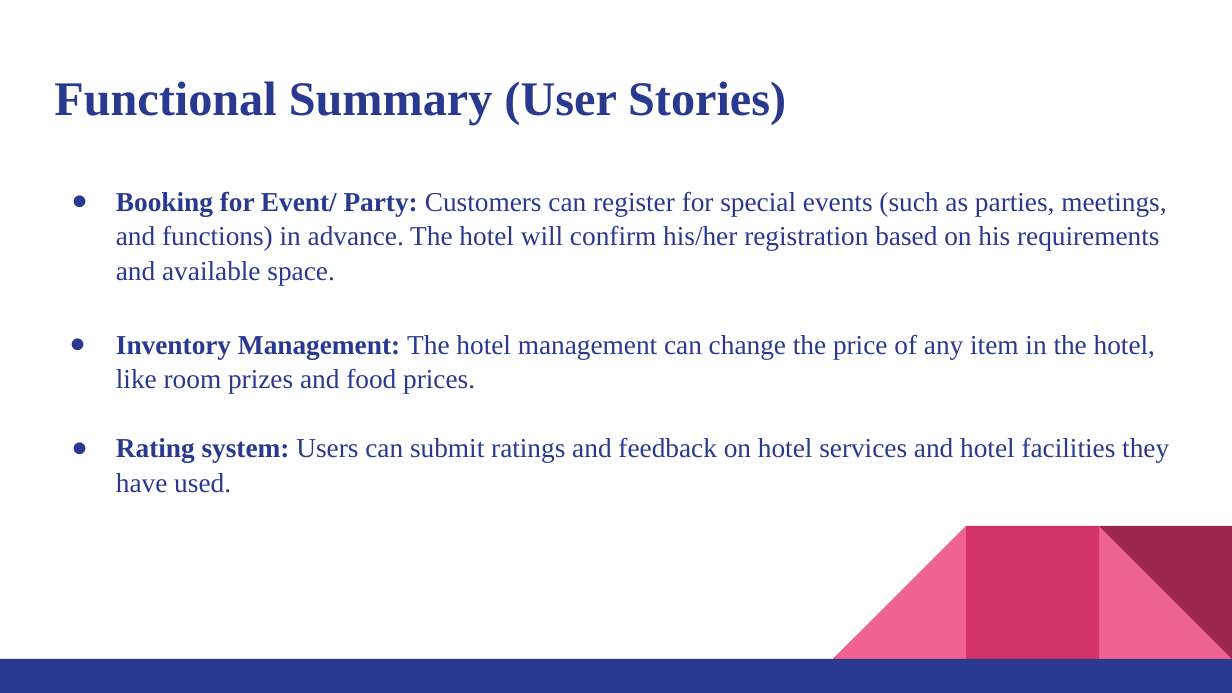
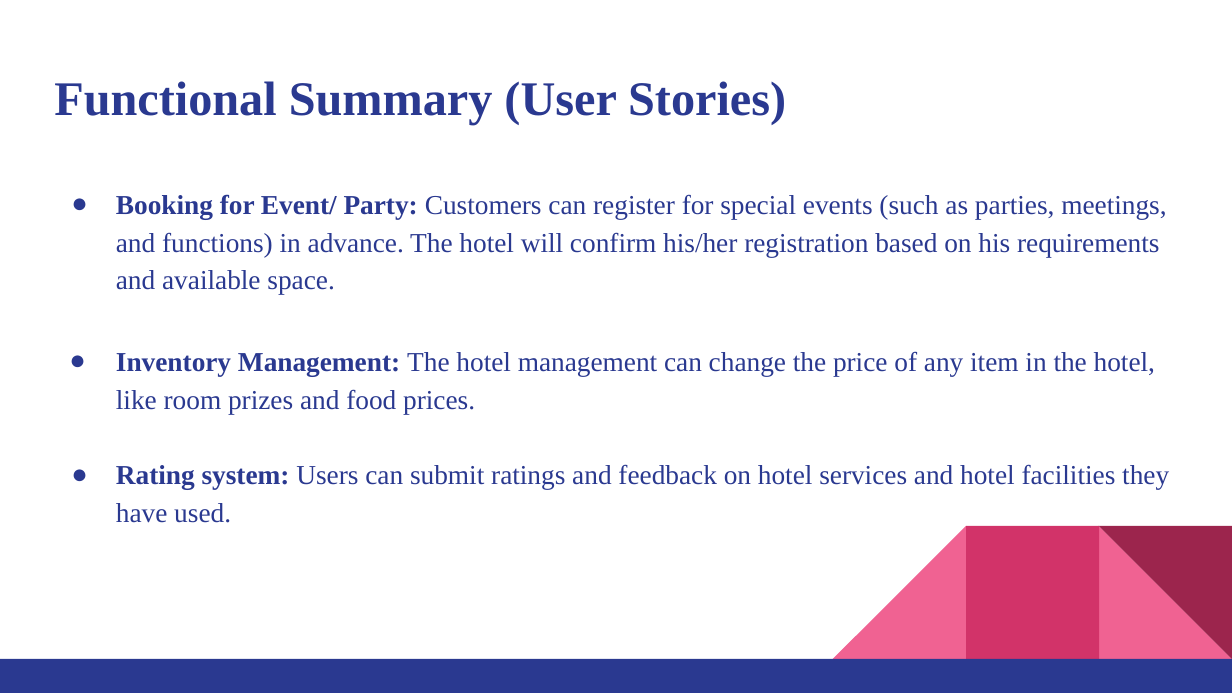
Before and after one commit to jd-rathod-120/Hotel-Automation-System-, a slide deck: slide 8 of Final_Presentation.pptx. Drawn at 1232x693 pixels with LibreOffice and Linux fonts; fonts in the diff are those of the drawing. Boxes give left, top, right and bottom in pixels: in the first picture for what was removed or moved away, otherwise in the second. Text is boxed around its words. In the diff, an @@ line names an element or a change of style, - is before the commit and + after.

```diff
--- a/Final_Presentation.pptx
+++ b/Final_Presentation.pptx
@@ text "Booking for Event/ Party: Customers ..." at bbox=[116, 194, 1169, 523]: line spacing 1.05 to 1.15 @@
```
Also in this commit, not shown: 3 other slides changed, 1 slide added.
